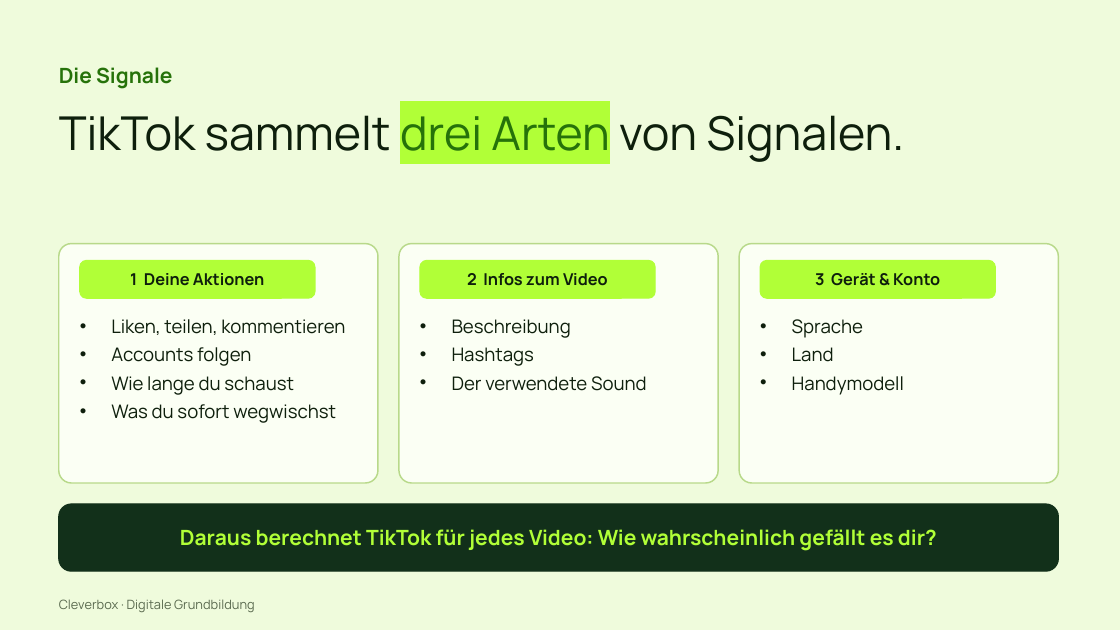
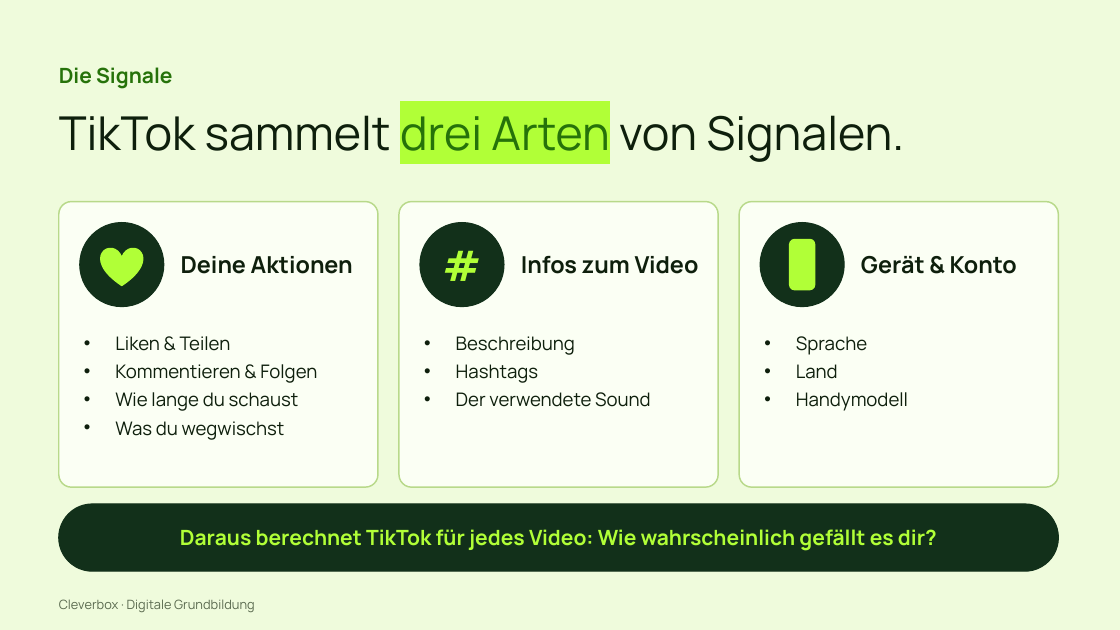
Before and after one commit to arminheske/claudecloud, a slide deck: slide 8 of videoslides/cleverbox-tiktok-slides.pptx. Drawn at 1120x630 pixels with LibreOffice and Linux fonts; fonts in the diff are those of the drawing. Boxes give left, top, right and bottom in pixels: in the first picture for what was removed or moved away, otherwise in the second. Text is boxed around its words. In the diff, an @@ line names an element or a change of style, - is before the commit and + after.

```diff
--- a/videoslides/cleverbox-tiktok-slides.pptx
+++ b/videoslides/cleverbox-tiktok-slides.pptx
@@ rounded rectangle: place and size @@
-rounded rectangle at (59, 244, 378, 483)
+rounded rectangle at (59, 202, 378, 487)
@@ rounded rectangle: place and size @@
-rounded rectangle at (399, 244, 718, 483)
+rounded rectangle at (399, 202, 718, 487)
@@ rounded rectangle: place and size @@
-rounded rectangle at (739, 244, 1059, 483)
+rounded rectangle at (739, 202, 1059, 487)
@@ ellipse added at (80, 223, 164, 307), fill #12301A, outline #12301A 1 pt @@
@@ ellipse added at (420, 223, 504, 307), fill #12301A, outline #12301A 1 pt @@
@@ text added at (420, 223, 504, 307), 36 pt, text #B1FF37, bold @@
+#
@@ ellipse added at (760, 223, 844, 307), fill #12301A, outline #12301A 1 pt @@
@@ proportions changed in 5 elements at (59, 504, 1059, 571), (59, 202, 378, 487), (399, 202, 718, 487), (739, 202, 1059, 487), (790, 239, 815, 290) @@
@@ rounded rectangle: place and size @@
-rounded rectangle at (760, 260, 996, 298)
+rounded rectangle at (790, 239, 815, 290)
@@ rounded rectangle removed at (80, 260, 315, 298) @@
@@ heart added at (101, 248, 143, 286), fill #B1FF37, outline #B1FF37 1 pt @@
@@ text at (181, 256, 353, 274): text changed; size 14 to 20 pt @@
-1 Deine Aktionen
+Deine Aktionen
@@ rounded rectangle removed at (420, 260, 655, 298) @@
@@ text at (521, 256, 699, 274): text changed; size 14 to 20 pt @@
-2 Infos zum Video
+Infos zum Video
@@ text at (861, 256, 1017, 274): text changed; size 14 to 20 pt @@
-3 Gerät & Konto
+Gerät & Konto
@@ text "Liken & Teilen": place and size @@
-text "Liken & Teilen" at (111, 319, 345, 423)
+text "Liken & Teilen" at (115, 336, 317, 440)
@@ text at (115, 336, 317, 383): text changed @@
-• Liken, teilen, kommentieren
-• Accounts folgen
+• Liken & Teilen
+• Kommentieren & Folgen
@@ text "Beschreibung": place and size @@
-text "Beschreibung" at (452, 319, 647, 391)
+text "Beschreibung" at (456, 336, 651, 407)
@@ text "Sprache": place and size @@
-text "Sprache" at (792, 319, 904, 395)
+text "Sprache" at (796, 336, 908, 411)
@@ text at (115, 421, 285, 440): text changed @@
-• Was du sofort wegwischst
+• Was du wegwischst
```
Also in this commit, not shown: 15 other slides changed.
